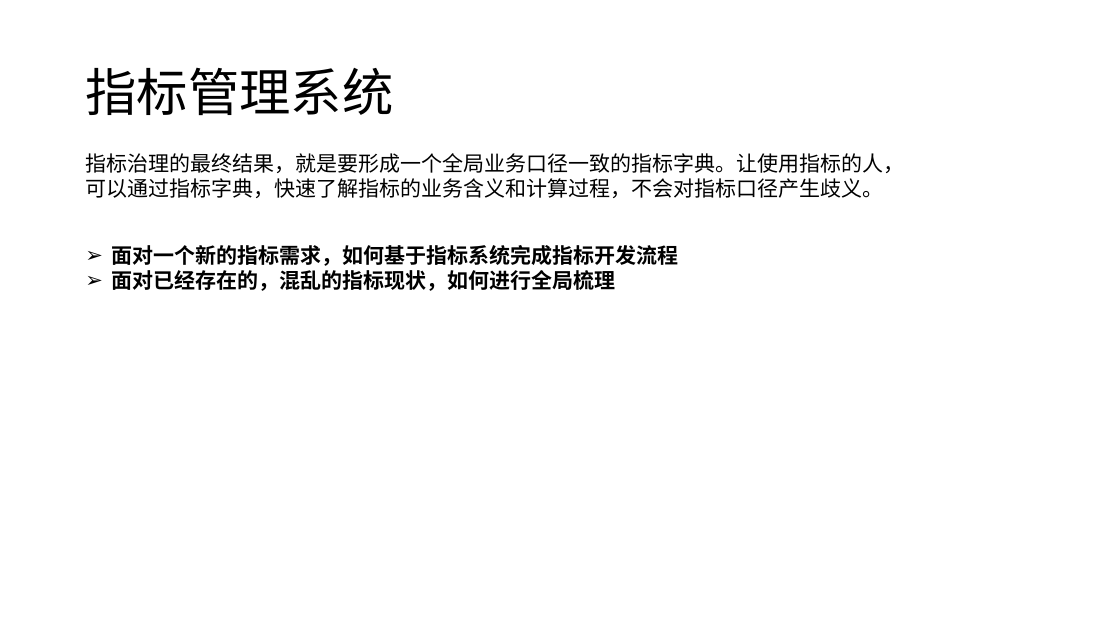
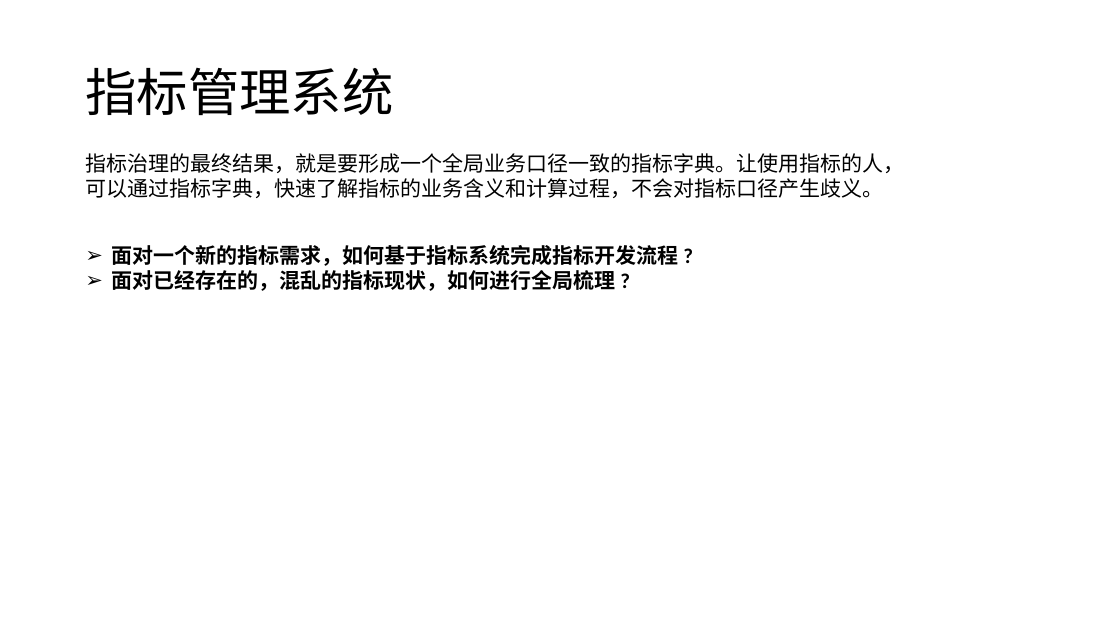
Before and after one commit to sure0000/note, a slide deck: slide 25 of data_governance/元数据中心建设.pptx (slide 24 before the commit). Drawn at 1120x630 pixels with LibreOffice and Linux fonts; fonts in the diff are those of the drawing. Boxes give left, top, right and bottom in pixels: in the first picture for what was removed or moved away, otherwise in the second. Text is boxed around its words. In the diff, an @@ line names an element or a change of style, - is before the commit and + after.

```diff
--- a/data_governance/元数据中心建设.pptx
+++ b/data_governance/元数据中心建设.pptx
@@ text at (x1=112, y1=245, x2=679, y2=291): text changed @@
-➢ 面对一个新的指标需求，如何基于指标系统完成指标开发流程
-➢ 面对已经存在的，混乱的指标现状，如何进行全局梳理
+➢ 面对一个新的指标需求，如何基于指标系统完成指标开发流程 ?
+➢ 面对已经存在的，混乱的指标现状，如何进行全局梳理 ?
```
Also in this commit, not shown: 1 slide added, 1 other file.
